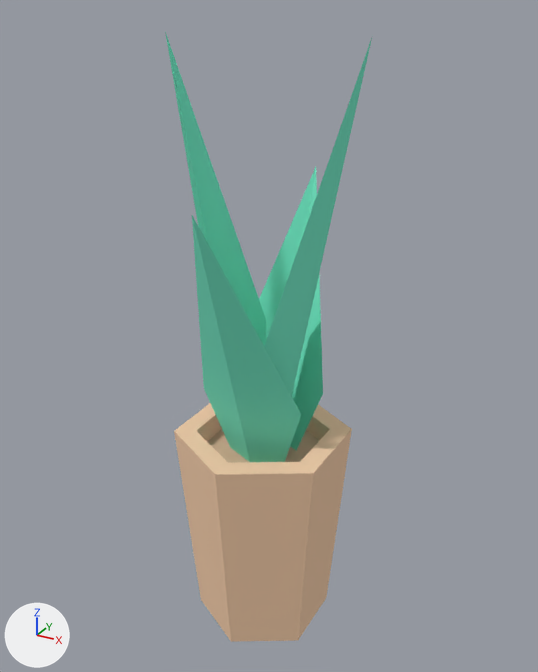
An edit to the glTF model assets/props/furniture/pottedPlant.glb, drawn before and after from the same camera.
Camera for both pictures: a 50 mm camera at (0.353, -0.628, 0.673) aimed at (0.0, 0.013, 0.352). Arrows for +X, +Y and +Z are at lower left; the lights stay in place. The picture after the commit comes second. Where no turn or scale is listed for an object, it has been applied to the vertices. Vertices at exactly the same position are counted once.

Objects in the first picture: 'plant', 'pottedPlant(Clone)'.
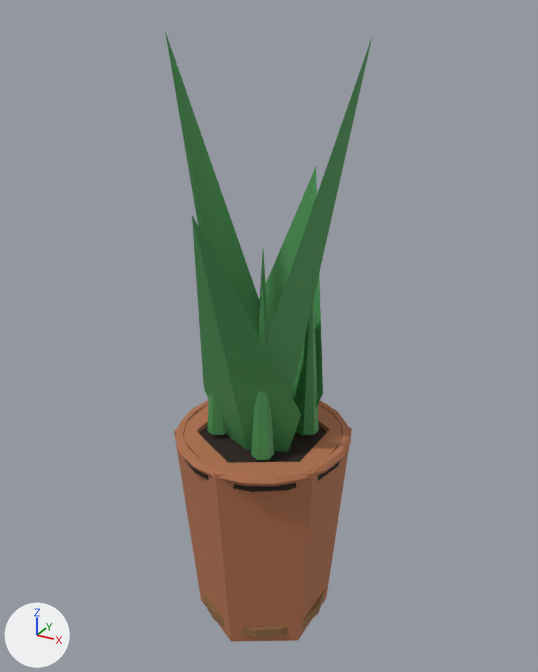
What the commit changed:
Material 'plant.002' (mat_plant_002) is new.
Its base color is (0.07, 0.3, 0.09) (green #4b9555).
Its roughness is 0.6.
Material 'terracotta.002' (mat_terracotta_002) is new.
Its base color is (0.46, 0.17, 0.08) (orange #b57350).
Its roughness is 0.8.
Material 'soil.002' (mat_soil_002) is new.
Its base color is (0.025, 0.015, 0.01) (brown #2c2119).
Its roughness is 1.0.
Material 'oakDark.002' (mat_oakdark_002) is new.
Its base color is (0.27, 0.14, 0.055) (brown #8e6942).
Its roughness is 0.6.
me_mesh_pottedplant is used by ob_pottedplant_clone; location (0.0, 0.0, 0.0).
me_mesh_pottedplant had 24 vertices, 44 faces and spanned x -0.086..0.086, y -0.099..0.099, z 0.0..0.243.
me_mesh_pottedplant now has 208 vertices, 404 faces and spans x -0.098..0.098, y -0.099..0.099, z 0.0..0.244.
me_mesh_pottedplant part 1: a new loose piece, a 16-sided cylinder along z spanning x -0.075..0.075, y -0.075..0.075, z 0.012..0.024, in mat_oakdark_002 (brown #8e6942).
me_mesh_pottedplant part 2: a new loose piece, a 16-sided cylinder along z spanning x -0.092..0.092, y -0.092..0.092, z 0.225..0.237, in mat_soil_002 (brown #2c2119).
me_mesh_pottedplant part 3: a new loose piece of 120 vertices spanning x -0.098..0.098, y -0.098..0.098, z 0.234..0.244, in mat_terracotta_002 (orange #b57350).
me_mesh_pottedplant part 4: 40 faces spanning x -0.086..0.086, y -0.099..0.099, z 0.0..0.243 switch from mat_wood (beige #f3cca8) to mat_terracotta_002 (orange #b57350).
me_mesh_pottedplant part 5: 4 faces spanning x -0.065..0.065, y -0.075..0.075, z 0.218 switch from mat_wooddark (beige #d7b495) to mat_oakdark_002 (brown #8e6942).
me_mesh_pottedplant gains material mat_soil_002 (brown #2c2119).
me_mesh_plant is used by ob_plant; location (-0.106, -0.121, 0.118).
me_mesh_plant had 13 vertices, 8 faces and spanned x 0.0..0.212, y 0.0..0.241, z 0.0..0.536.
me_mesh_plant now has 41 vertices, 48 faces and spans x 0.0..0.212, y 0.0..0.241, z 0.0..0.536.
me_mesh_plant part 6: a new loose piece, a 6-sided cone pointing to +z spanning x 0.14..0.16, y 0.133..0.157, z 0.125..0.325, in mat_plant_002 (green #4b9555).
me_mesh_plant part 7: a new loose piece, a 6-sided cone pointing to +z spanning x 0.072..0.092, y 0.153..0.177, z 0.125..0.325, in mat_plant_002 (green #4b9555).
me_mesh_plant part 8: a new loose piece, a 6-sided cone pointing to +z spanning x 0.052..0.073, y 0.085..0.109, z 0.125..0.325, in mat_plant_002 (green #4b9555).
me_mesh_plant part 9: a new loose piece, a 6-sided cone pointing to +z spanning x 0.12..0.14, y 0.065..0.089, z 0.125..0.325, in mat_plant_002 (green #4b9555).
me_mesh_plant part 10: 8 faces spanning x 0.0..0.212, y 0.0..0.241, z 0.0..0.536 switch from mat_plant (green #76eac8) to mat_plant_002 (green #4b9555).

Where the change shows, as pixel boxes [x1, y1, x2, y2] in the pictures (538 x 672 px):
'plant', reshaped
    before: [165, 32, 373, 462]
    after: [165, 32, 373, 460]
'pottedPlant(Clone)', reshaped
    before: [174, 403, 352, 642]
    after: [174, 400, 352, 642]
part 1 of me_mesh_pottedplant, added (brown)
    after: [204, 589, 325, 638]
part 2 of me_mesh_pottedplant, added
    after: [185, 426, 341, 492]
part 3 of me_mesh_pottedplant, added (orange)
    after: [175, 400, 351, 486]
part 4 of me_mesh_pottedplant, recoloured (beige to orange)
    both: [174, 405, 352, 642]
part 5 of me_mesh_pottedplant, recoloured (beige)
    before: [207, 429, 319, 463]
part 6 of me_mesh_plant, added (green)
    after: [297, 299, 319, 435]
part 7 of me_mesh_plant, added
    after: [259, 251, 269, 340]
part 8 of me_mesh_plant, added (green)
    after: [208, 394, 227, 435]
part 9 of me_mesh_plant, added (green)
    after: [251, 282, 274, 460]
part 10 of me_mesh_plant, recoloured (darker)
    before: [165, 32, 372, 462]
    after: [165, 32, 372, 452]
